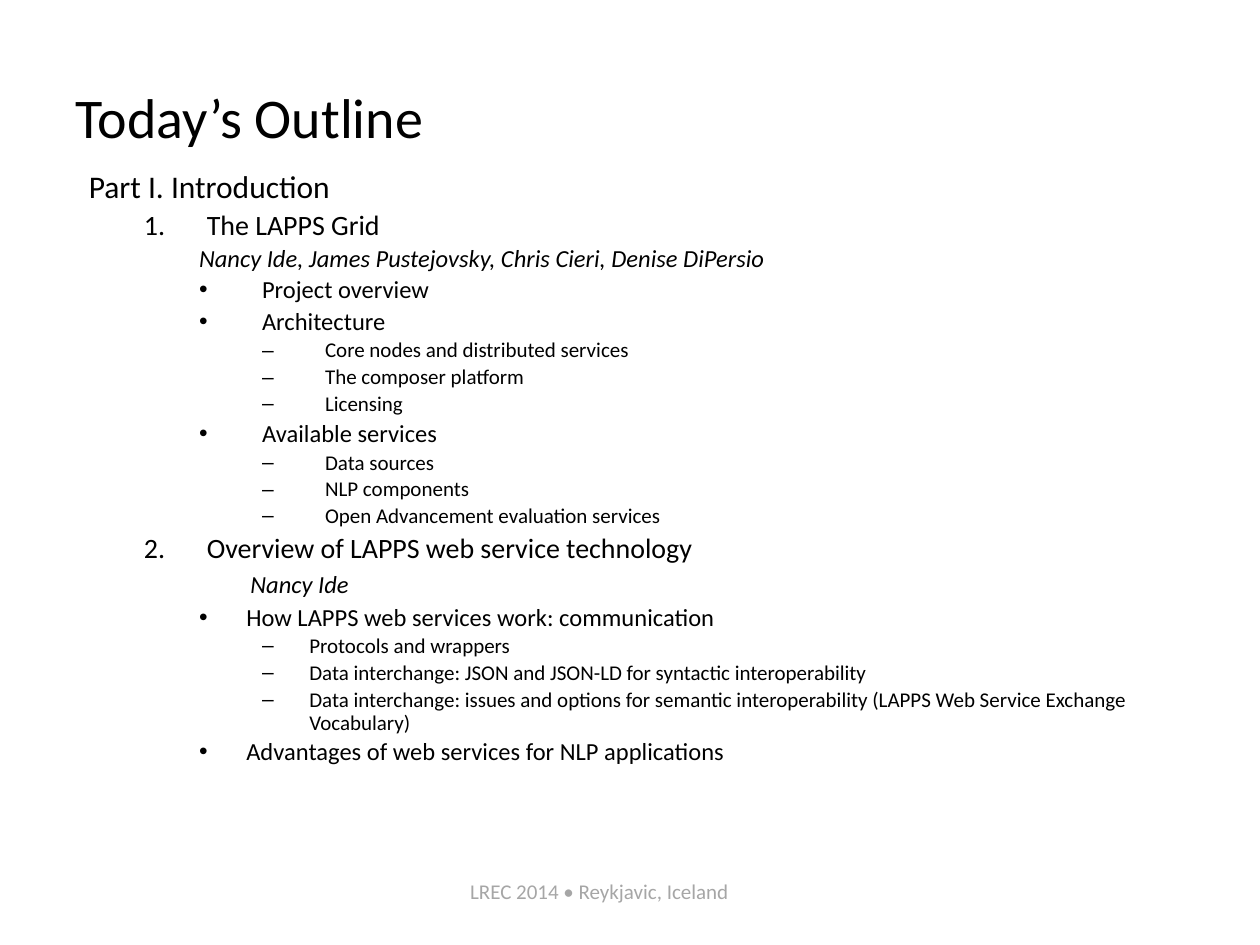
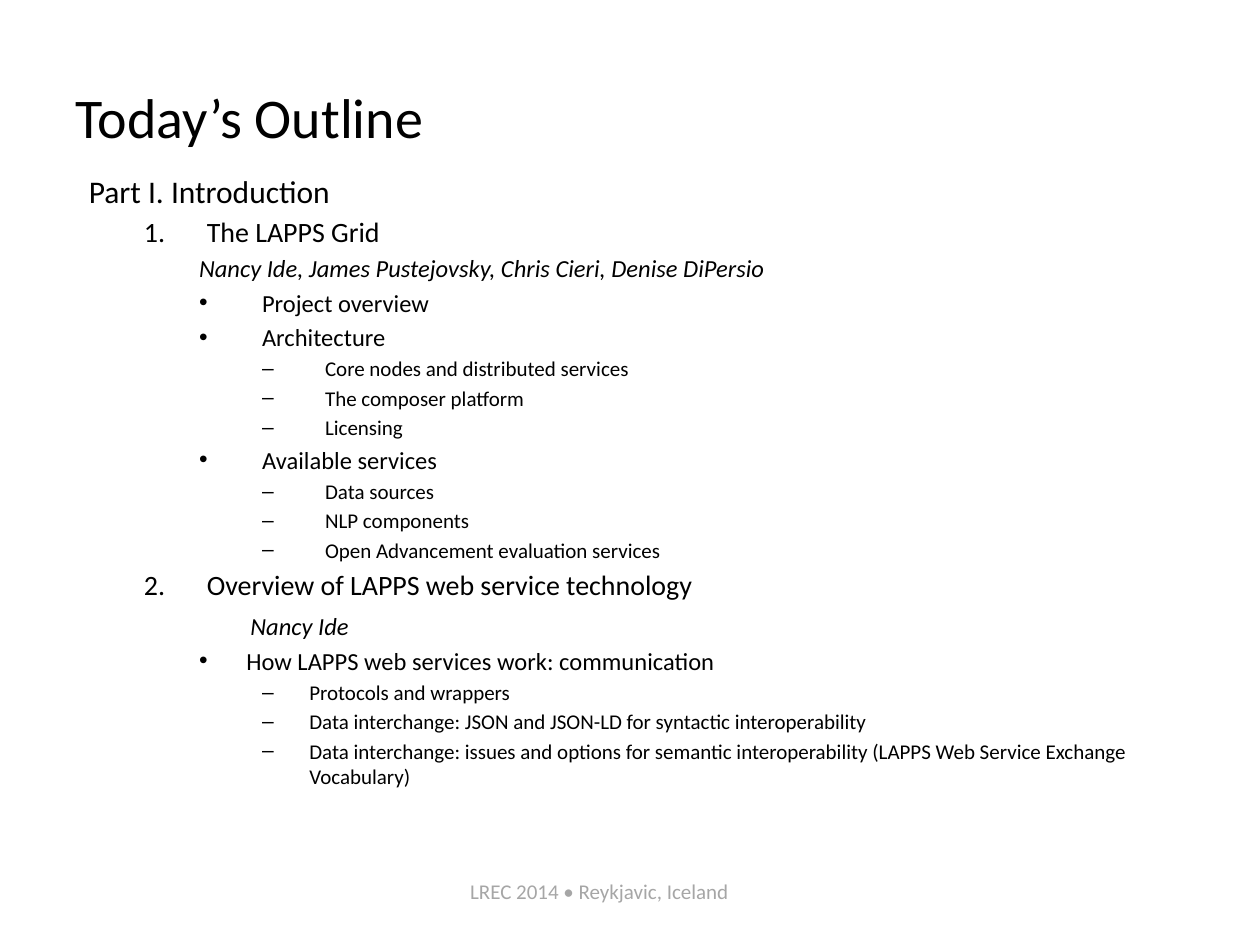
Before and after one commit to chunqishi/lrec2014_part2, a slide deck: slide 2 of lapps-tutorial-intro-lrec2014.pptx. Drawn at 1260x945 pixels with LibreOffice and Linux fonts; fonts in the diff are those of the drawing. Boxes give left, top, right and bottom in pixels: in the first picture for what was removed or moved away, otherwise in the second. Text is boxed around its words. In the diff, an @@ line names an element or a change of style, - is before the commit and + after.

```diff
--- a/lapps-tutorial-intro-lrec2014.pptx
+++ b/lapps-tutorial-intro-lrec2014.pptx
@@ text "Part I. Introduction" at [89,181,1126,788]: line spacing 0.9 to 1 @@
@@ text at [246,743,724,765]: paragraph removed @@
-    • Advantages of web services for NLP applications
```
Also in this commit, not shown: 7 other slides changed, 2 slides added, 5 slides removed.
